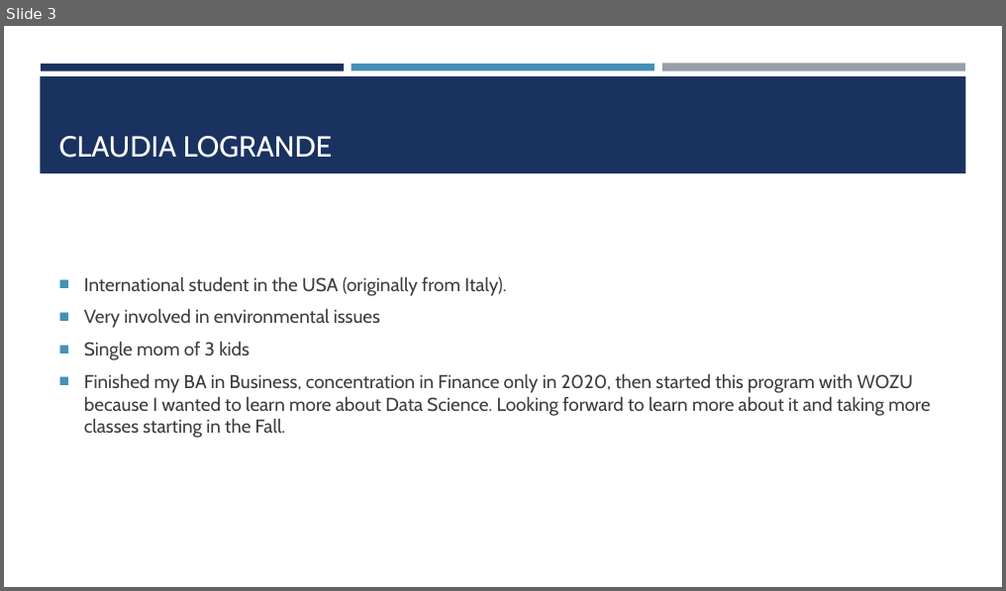
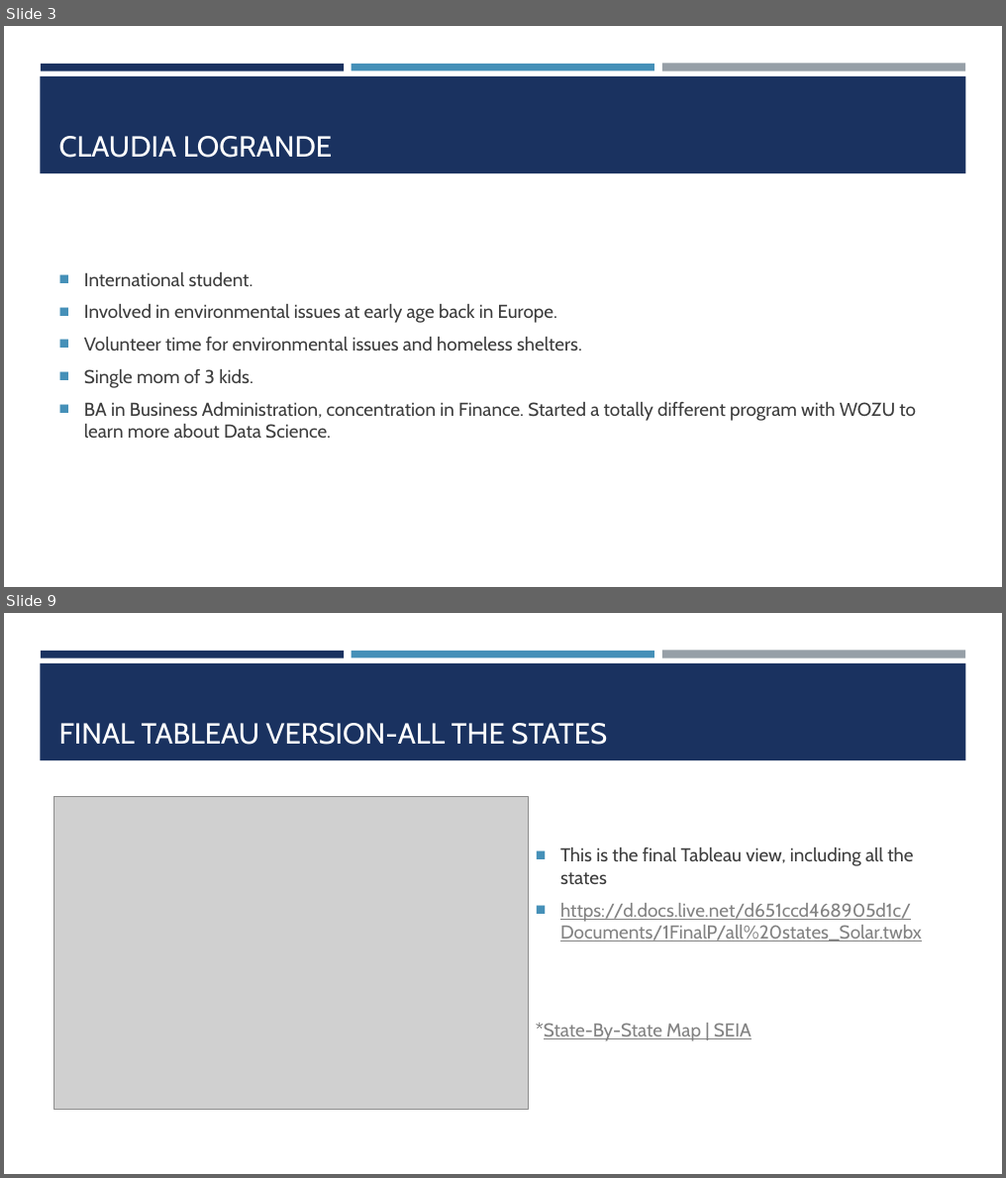
Before and after one commit to Claudy427/Final_Project, a slide deck: Solar Panels for homes.pptx. Shown one above the other, each under a label of ours: slide 3 before the commit, slides 3 and 9 after it; the slides between them are not shown. The pictures are 1006x591 and 1006x1178 pixels, drawn with LibreOffice and Linux fonts; fonts in the diff are those of the drawing; grey boxes stand for pictures. Boxes give left, top, right and bottom in pixels: in the first picture for what was removed or moved away, otherwise in the second. Text is boxed around its words. In the diff, an @@ line names an element or a change of style, - is before the commit and + after.

```diff
--- a/Solar Panels for homes.pptx
+++ b/Solar Panels for homes.pptx
@@ slide 9 added at (4,613,1002,1174), background #FFFFFF; not listed: 4 template elements that a slide beside it also shows @@
@@ title added at (59,723,607,745), 28 pt, text #FFFFFF @@
+FINAL TABLEAU VERSION-ALL THE STATES
@@ picture added at (54,797,528,1110) @@
@@ text added at (536,848,922,1042), 18 pt, text #828282, underline @@
+■ This is the final Tableau view, including all the states
+■ https://d.docs.live.net/d651ccd468905d1c/Documents/1FinalP/all%20states_Solar.twbx
+*State-By-State Map | SEIA
@@ slide 3 changed as well @@
@@ text at (84,273,916,439): text changed @@
-■ International student in the USA (originally from Italy).
-■ Very involved in environmental issues
-■ Single mom of 3 kids
-■ Finished my BA in Business, concentration in Finance only in 2020, then started this program with WOZU because I wanted to learn more about Data Science. Looking forward to learn more about it and taking more classes starting in the Fall.
+■ International student.
+■ Involved in environmental issues at early age back in Europe.
+■ Volunteer time for environmental issues and homeless shelters.
+■ Single mom of 3 kids.
+■ BA in Business Administration, concentration in Finance. Started a totally different program with WOZU to learn more about Data Science.
```
Also in this commit, not shown: 4 other slides changed, 10 other slides added, 1 slide removed.
